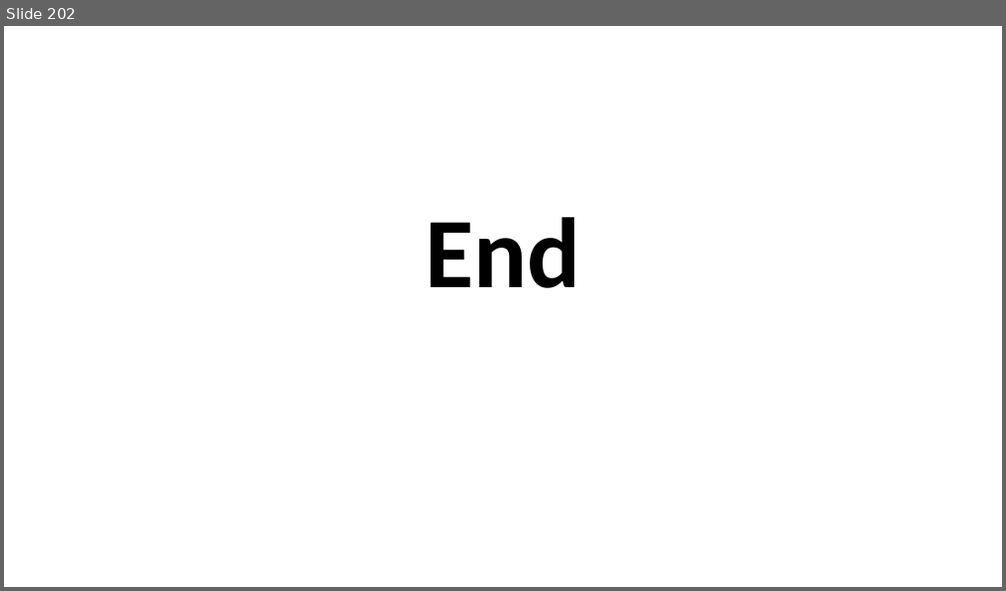
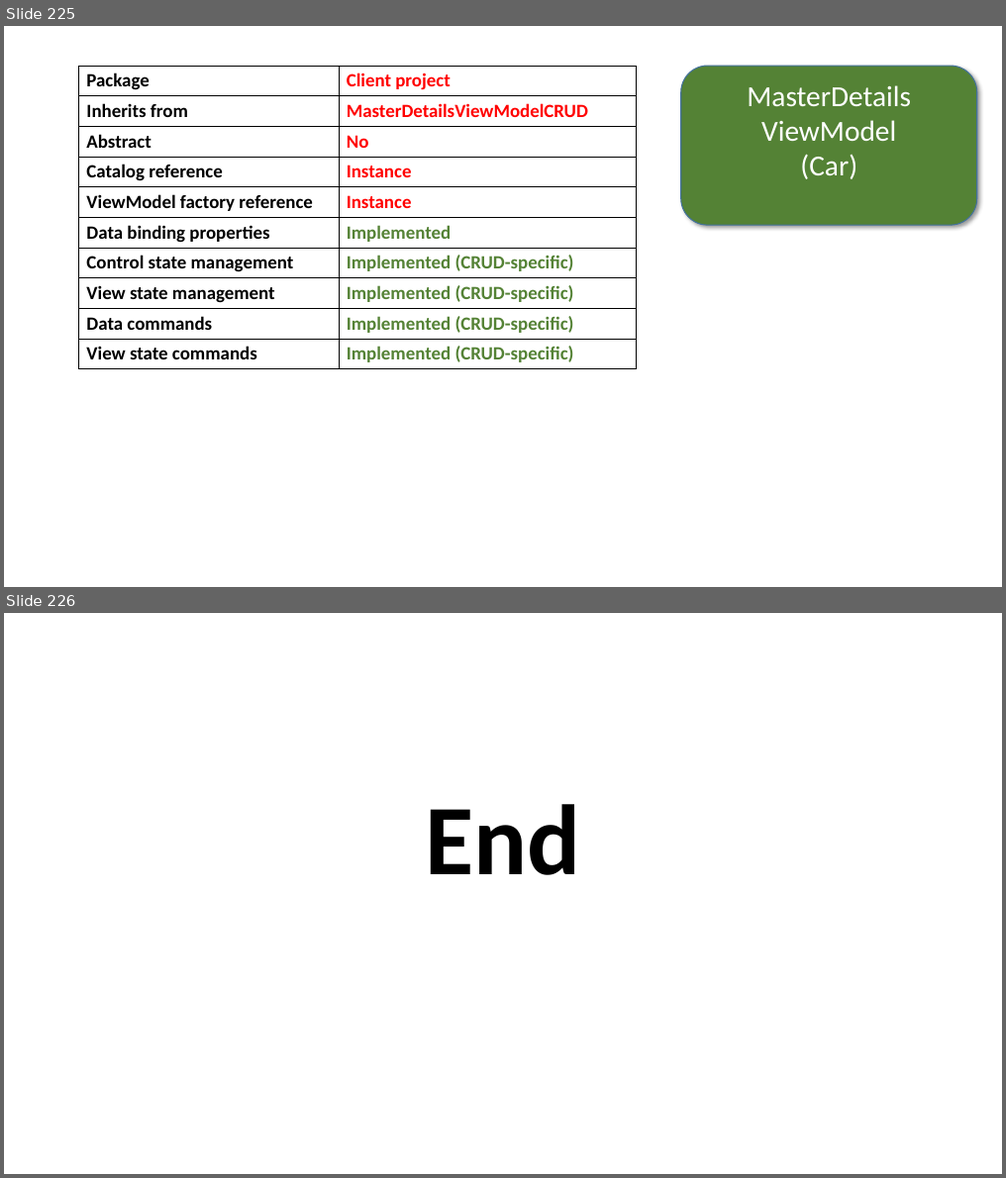
Before and after one commit to perl-easj/Teaching-materials, a slide deck: MVVMStarterDocumentation/MVVMStarter Class Library.pptx. Shown one above the other, each under a label of ours: slide 202 before the commit, slides 225 and 226 after it. The pictures are 1006x591 and 1006x1178 pixels, drawn with LibreOffice and Linux fonts; fonts in the diff are those of the drawing. Boxes give left, top, right and bottom in pixels: in the first picture for what was removed or moved away, otherwise in the second. Text is boxed around its words. In the diff, an @@ line names an element or a change of style, - is before the commit and + after.

Commit message:
Updated presentation with sections on Domain, Catalog and ViewModel classes
Updated presentation with sections on Domain, Catalog and ViewModel
classes

```diff
--- a/MVVMStarterDocumentation/MVVMStarter Class Library.pptx
+++ b/MVVMStarterDocumentation/MVVMStarter Class Library.pptx
@@ slide 225 added at box(4, 26, 1002, 587), background #FFFFFF @@
@@ table added at box(79, 66, 636, 370), 10 rows, 2 columns @@
+Package | Client project
+Inherits from | MasterDetailsViewModelCRUD
+Abstract | No
+Catalog reference | Instance
+ViewModel factory reference | Instance
+Data binding properties | Implemented
+Control state management | Implemented (CRUD-specific)
+View state management | Implemented (CRUD-specific)
+Data commands | Implemented (CRUD-specific)
+View state commands | Implemented (CRUD-specific)
@@ rounded rectangle added at box(681, 66, 977, 225), fill #548235, outline #43739E 1 pt, 28 pt, text #FFFFFF @@
+MasterDetails
+ViewModel
+(Car)
@@ what was slide 202 is now slide 226 @@
```
Also in this commit, not shown: 1 slide changed, 23 other slides added, 1 other file.
